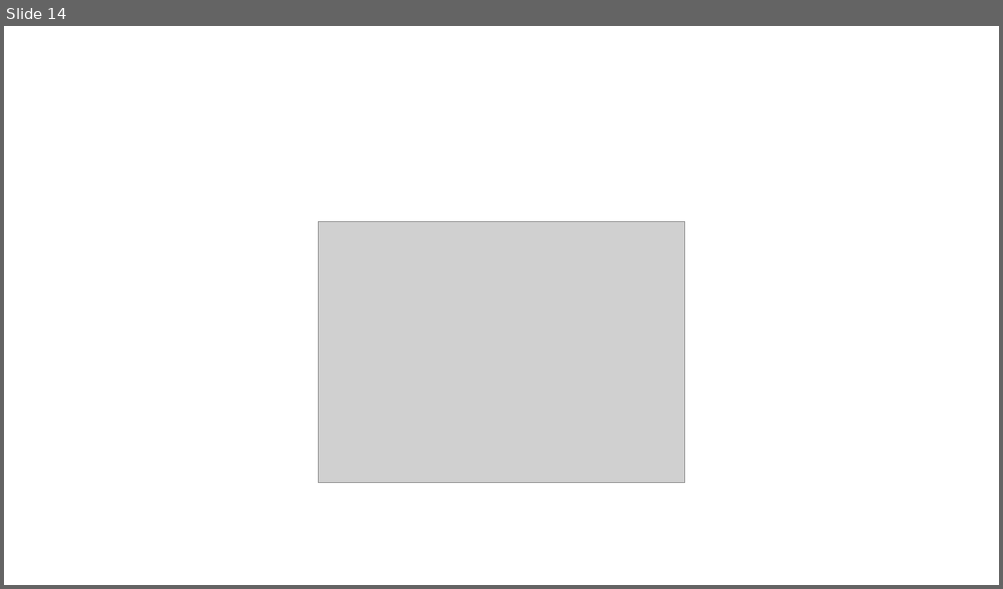
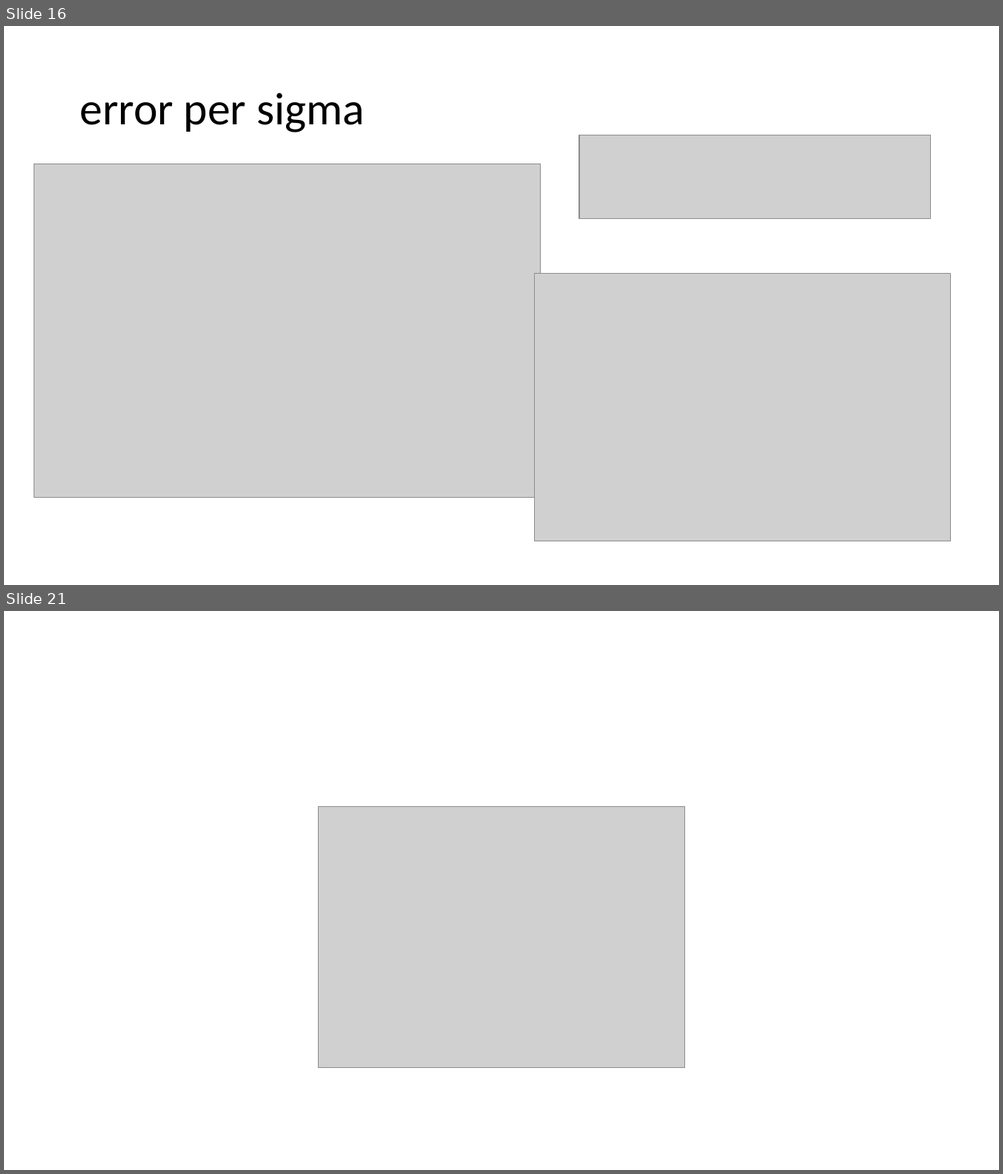
Before and after one commit to lisrael1/quants, a slide deck: code/results/detecting output dist/tail odds at U vs N.pptx. Shown one above the other, each under a label of ours: slide 14 before the commit, slides 16 and 21 after it; the slides between them are not shown. The pictures are 1003x589 and 1003x1174 pixels, drawn with LibreOffice and Linux fonts; fonts in the diff are those of the drawing; grey boxes stand for pictures. Boxes give left, top, right and bottom in pixels: in the first picture for what was removed or moved away, otherwise in the second. Text is boxed around its words. In the diff, an @@ line names an element or a change of style, - is before the commit and + after.

```diff
--- a/code/results/detecting output dist/tail odds at U vs N.pptx
+++ b/code/results/detecting output dist/tail odds at U vs N.pptx
@@ slide 16 added at (4,26,999,585), background #FFFFFF @@
@@ title added at (79,93,364,133), 44 pt, text #000000 @@
+error per sigma
@@ picture added at (579,135,930,218) @@
@@ picture added at (34,164,540,498) @@
@@ picture added at (534,274,950,542) @@
@@ what was slide 14 is now slide 21 @@
```
Also in this commit, not shown: 8 slides changed, 6 other slides added, 4 other files.
